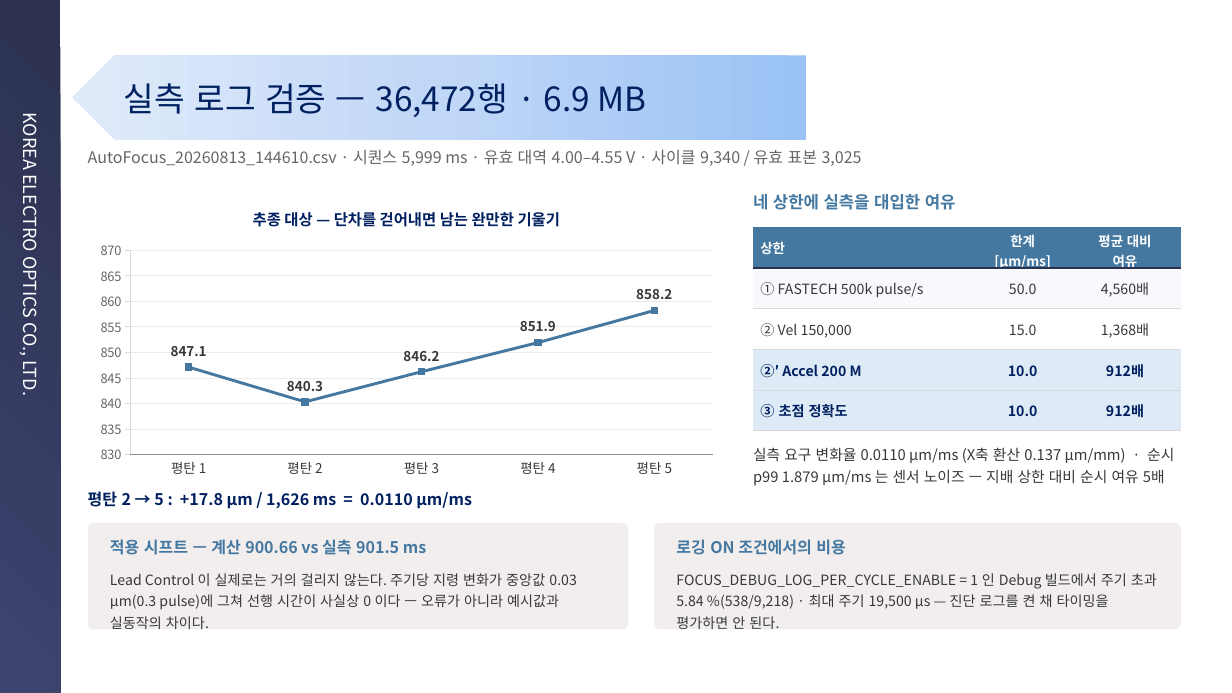
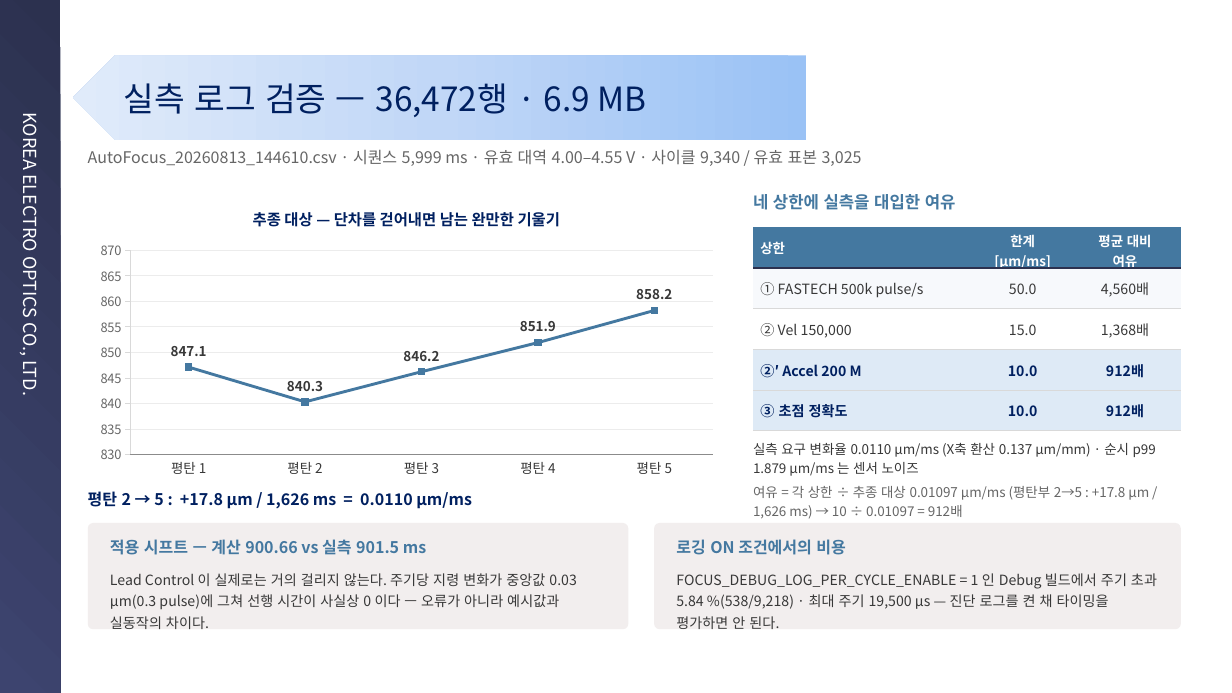
Before and after one commit to kyeongsunyu/SEQApp, a slide deck: slide 18 of Documents/기술경진대회/연구소기술경진대회_민수개발팀 윤경현_피드포워드 오토포커스_260901.pptx. Drawn at 1232x693 pixels with LibreOffice and Linux fonts; fonts in the diff are those of the drawing; background and template pictures are left out. Boxes give left, top, right and bottom in pixels: in the first picture for what was removed or moved away, otherwise in the second. Text is boxed around its words. In the diff, an @@ line names an element or a change of style, - is before the commit and + after.

```diff
--- a/Documents/기술경진대회/연구소기술경진대회_민수개발팀 윤경현_피드포워드 오토포커스_260901.pptx
+++ b/Documents/기술경진대회/연구소기술경진대회_민수개발팀 윤경현_피드포워드 오토포커스_260901.pptx
@@ text at bbox=[753, 443, 1156, 519]: text changed; size 11.5 to 10.5 pt; text colour #383838 to #666666 @@
-실측 요구 변화율 0.0110 µm/ms (X축 환산 0.137 µm/mm) · 순시 p99 1.879 µm/ms 는 센서 노이즈 — 지배 상한 대비 순시 여유 5배
+실측 요구 변화율 0.0110 µm/ms (X축 환산 0.137 µm/mm) · 순시 p99 1.879 µm/ms 는 센서 노이즈
+여유 = 각 상한 ÷ 추종 대상 0.01097 µm/ms (평탄부 2→5 : +17.8 µm / 1,626 ms) → 10 ÷ 0.01097 = 912배
```
Also in this commit, not shown: 2 other slides changed, 1 other file.
